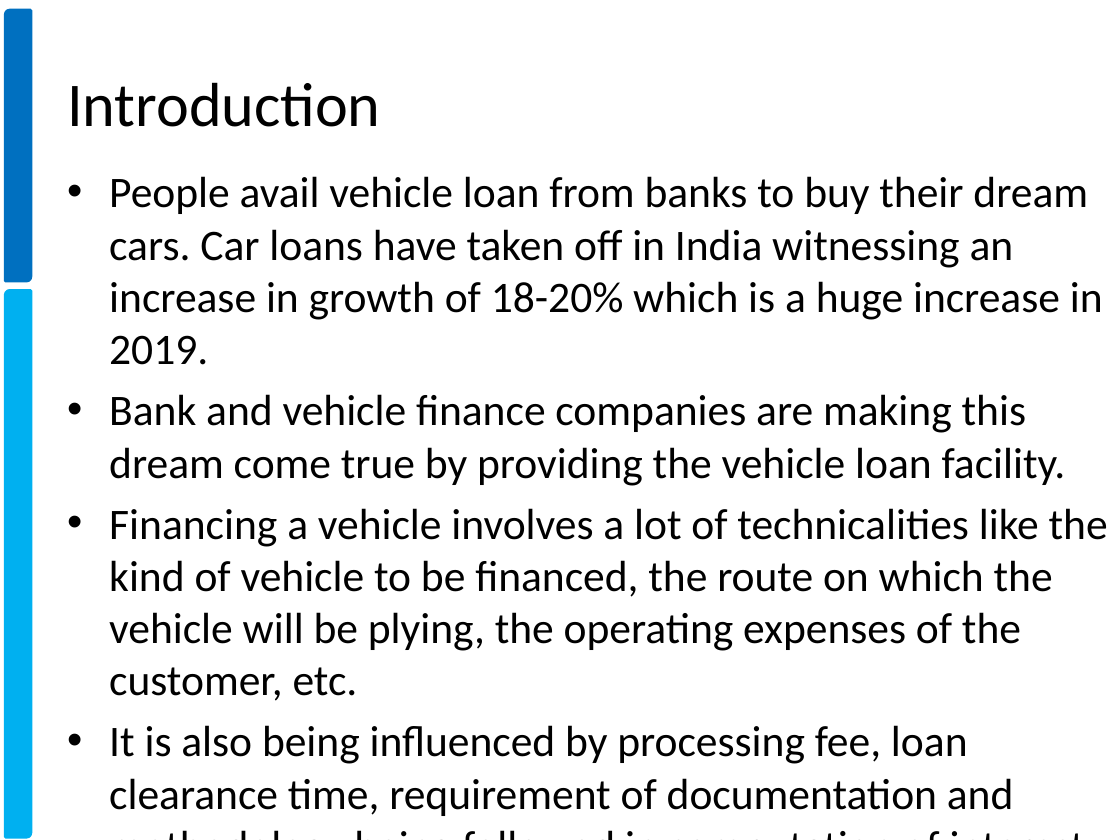
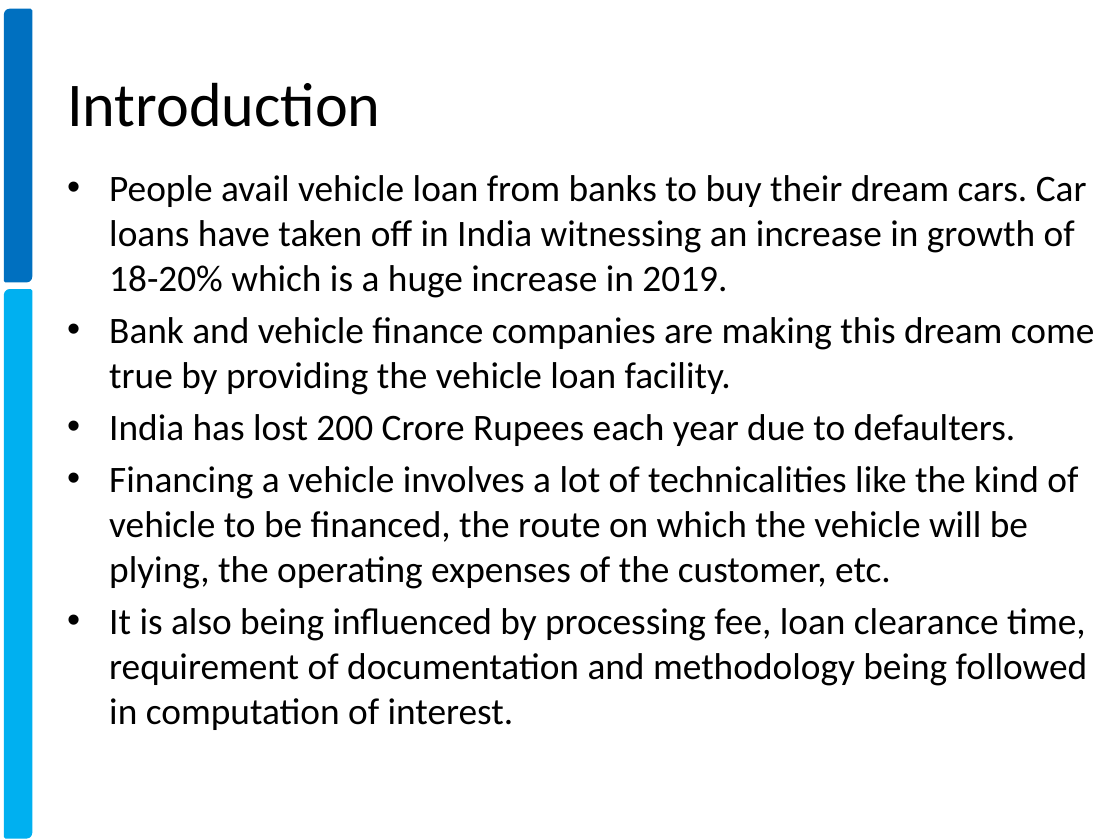
Before and after one commit to xavierigneous/Vehicle-Loan-Default-Prediction, a slide deck: slide 2 of Vehicle Loan Default Prediction.pptx. Drawn at 1120x840 pixels with LibreOffice and Linux fonts; fonts in the diff are those of the drawing; background and template pictures are left out. Boxes give left, top, right and bottom in pixels: in the first picture for what was removed or moved away, otherwise in the second. Text is boxed around its words. In the diff, an @@ line names an element or a change of style, - is before the commit and + after.

```diff
--- a/Vehicle Loan Default Prediction.pptx
+++ b/Vehicle Loan Default Prediction.pptx
@@ text at <box>109,175,1095,730</box>: size 28 to 24 pt @@
@@ text at <box>109,414,1016,446</box>: paragraph added @@
+• India has lost 200 Crore Rupees each year due to defaulters.
```
Also in this commit, not shown: 3 other slides changed.
